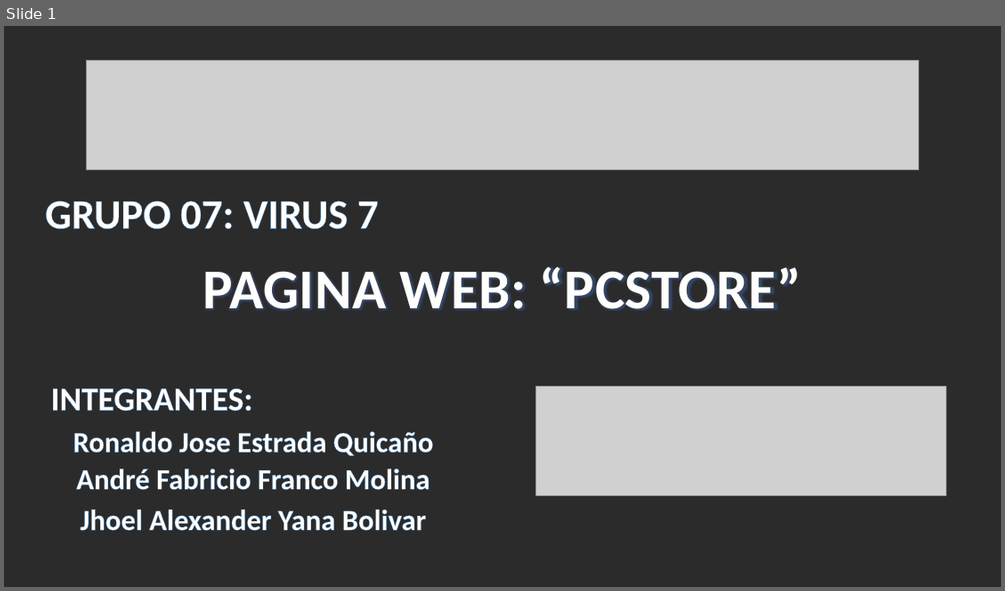
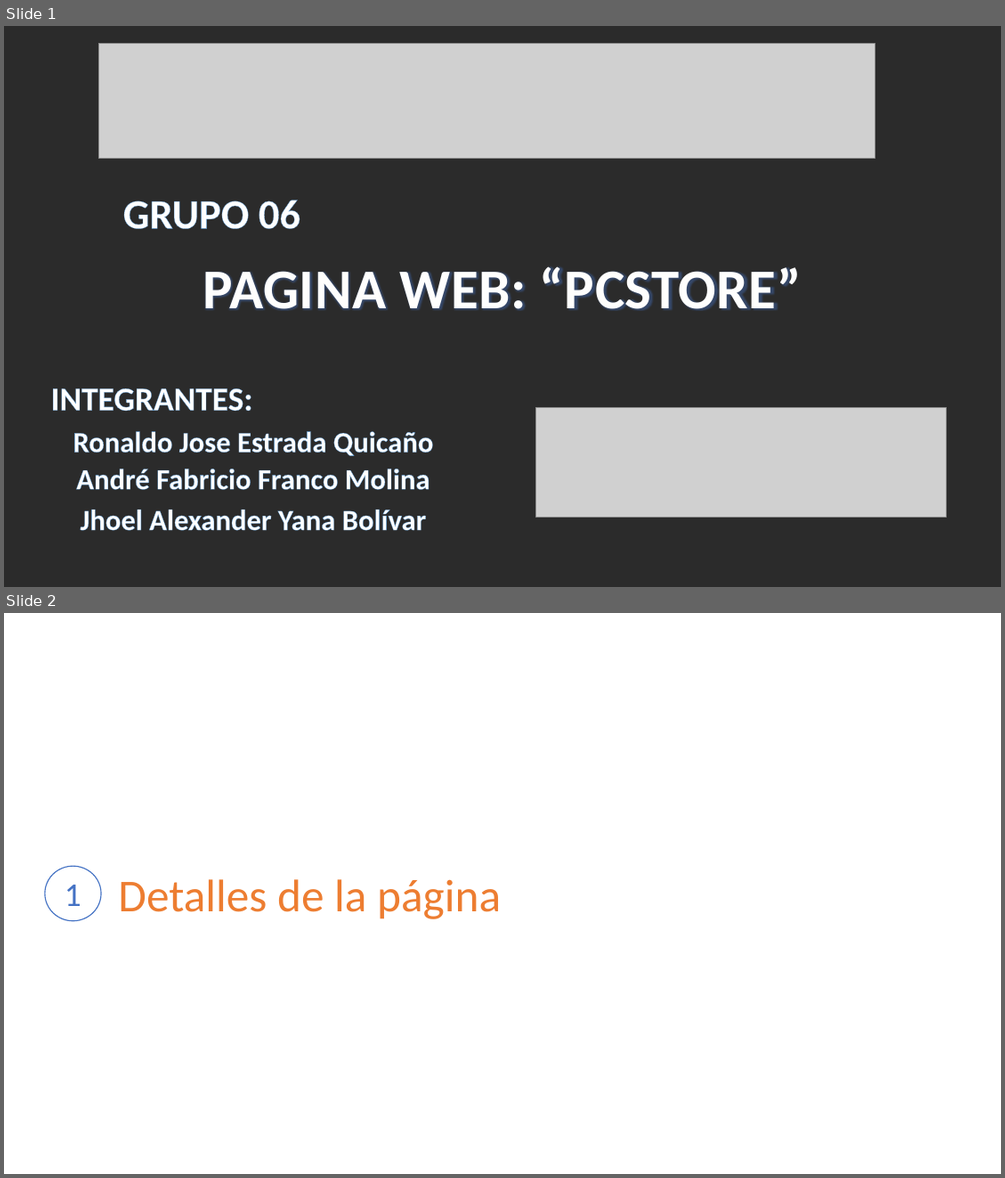
Before and after one commit to ronaldoestrada/PROYECTO-LENGUAJES, a slide deck: PCSTORE.pptx. Shown one above the other, each under a label of ours: slide 1 before the commit, slides 1 and 2 after it. The pictures are 1005x591 and 1005x1178 pixels, drawn with LibreOffice and Linux fonts; fonts in the diff are those of the drawing; grey boxes stand for pictures; background and template pictures are left out; a plain dark background stands for a picture behind light text. Boxes give left, top, right and bottom in pixels: in the first picture for what was removed or moved away, otherwise in the second. Text is boxed around its words. In the diff, an @@ line names an element or a change of style, - is before the commit and + after.

```diff
--- a/PCSTORE.pptx
+++ b/PCSTORE.pptx
@@ slide 2 added at [4,613,1001,1174], background picture (left out) @@
@@ line added from (77, 613) to (68, 1174), #FFFFFF 0.5 pt @@
@@ ellipse added at [45,866,101,920], fill #FFFFFF, outline #4472C4 1 pt, 32 pt, text #4472C4 @@
+1
@@ text added at [118,879,501,919], 44 pt, text #ED7D31 @@
+Detalles de la página
@@ slide 1 changed as well @@
@@ picture: place and size @@
-picture at [86,61,919,170]
+picture at [98,43,875,158]
@@ text at [123,200,300,229]: text changed @@
-GRUPO 07: VIRUS 7
+GRUPO 06
@@ picture: place and size @@
-picture at [536,386,947,496]
+picture at [536,408,947,517]
@@ text at [81,509,427,531]: text changed @@
-Jhoel Alexander Yana Bolivar
+Jhoel Alexander Yana Bolívar
```
Also in this commit, not shown: 2 other slides added, 2 slides removed.
